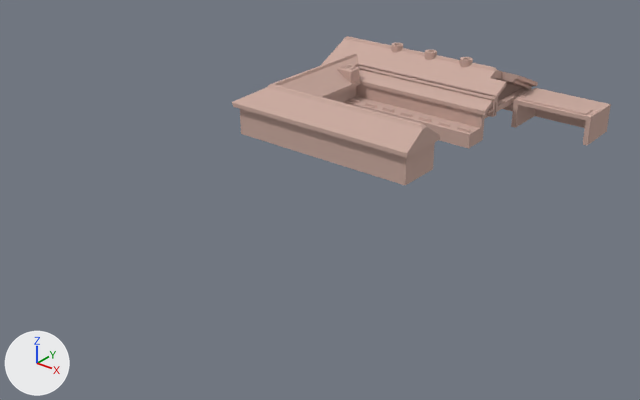
A saved change to the Blender file Demo/Resources/Models/FactoryTypeB.blend.
Before and after are seen from a camera (50 mm lens) standing at (241.0, -358.0, 165.0) and looking at (14.0, -74.0, -11.0). Lighting does not change. The marker at lower left points along +X, +Y and +Z.

In view in the first picture: '""Cube"".001'.
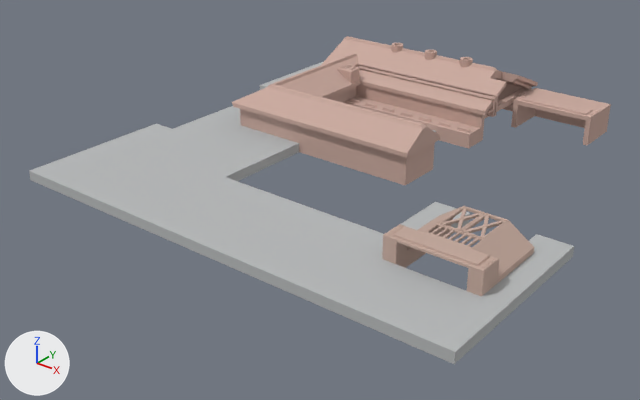
The newer file is also turned or shifted as a whole; pictures and numbers use the older file's frame.

What the commit changed:
Material '0' (mat_0) is new.
Its base color is (0.549, 0.4, 0.341) (beige #c4aa9e).
Material 'Material' (mat_material) is new.
Its base color is (0.482, 0.494, 0.498) (grey #b8bbbb).
me_cube___001 is used by ob_cube___001; location (72.1, 40.1, 9.1); rotation (0.0, 0.0, 3.142), in degrees (0, 0, 180); scale (7.76, 16.5, 0.45).
me_cube___001 had 1103 vertices, 1625 faces and spanned x -2.7..16.0, y -1.3..6.2, z -18.7..51.7.
me_cube___001 now has 1121 vertices, 1645 faces and spans x -2.7..16.0, y -1.3..6.2, z -18.7..51.6.
Part 1, on me_cube___001:
22 faces are deleted.
3 vertices in x 12.0..12.1, y 6.0..6.2, z -18.7..18.4 move by (-1.3, 0.0, 0.0).
1 vertex moves from x 12.1, y 6.2, z 13.9 to x 10.8, y 6.2, z 13.8.
9 vertices are added at x 5.2..10.2, y 2.7..4.6, z -18.7..-8.5.
9 new vertices lie (0.0, 0.0, -21.9) away from vertices in x 2.9..15.6, y -1.1..6.0, z 13.4.
42 new faces join them.
Mesh me_cube is new.
It has 810 vertices, 975 faces and spans x 6.7..11.9, y 0.8..3.1, z -18.6..15.2.
It uses material mat_0 (beige #c4aa9e).
Mesh me_plane is new.
It has 80 vertices, 75 faces and spans x -0.1..0.1, y -1.22..1.17, z -0.06..0.06.
It uses material mat_material (grey #b8bbbb).
Object '""Cube""' (ob_cube) is new; it shows me_cube.
Its location is (176.3, -74.1, 9.1).
Its rotation in degrees is (0, 0, -180).
Its scale is (7.76, 16.5, 0.45).
Object 'Plane.001' (ob_plane_001) is new; it shows me_plane.
Its location is (26.4, -47.3, 3.0).
Its scale is (1070.0, 90.6, 35.8).
It gains a EDGE_SPLIT modifier named 'EdgeSplit'.
Modifier setting: use_edge_angle = False.

What differs and where, as boxes (x1, y1, x2, y2) in the pictures (640 x 400 px):
'Plane.001', added
    after: (29, 62, 574, 364)
'""Cube""', added (beige)
    after: (382, 206, 534, 297)
part 1 of me_cube___001, built on
    both: (232, 87, 468, 185)
